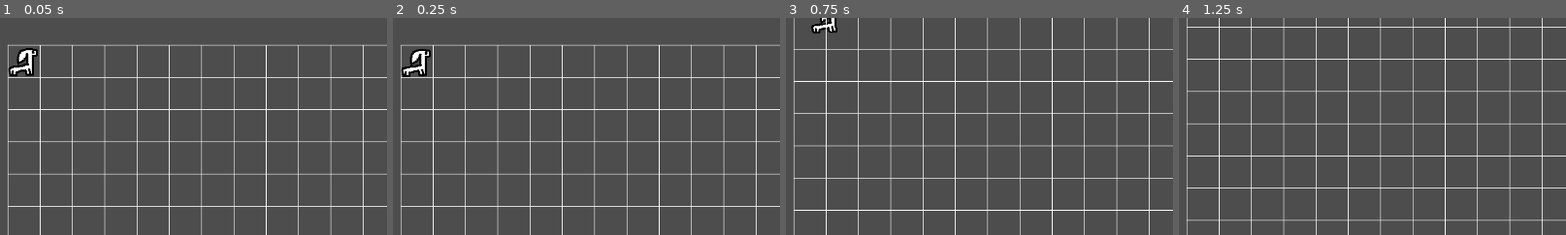
Above: before the commit, frames 1-4 (left to right).
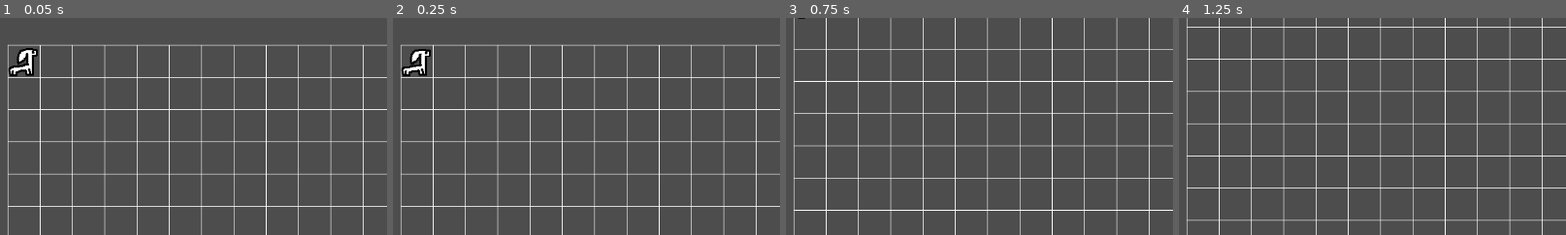
Above: after the commit, the same moments.

Repository: Blueflowerss/vpet-tempname
Game: Godot game, scene res://root.tscn
Same seed, same stepped clock (60 frames per second), same inputs: the game is played once before the commit and once after it.
Inputs (mouse positions are % of the whole screen's width and height, from its top left):
- Up to frame 1 (0.05 s): no input
- Up to frame 2 (0.25 s): no input
- Up to frame 3 (0.75 s): move the mouse to (72, 45) at 0.52 s; hold S (pan_camera_down) from 0.53 s (still down); click (72, 45) at 0.67 s
- Up to frame 4 (1.25 s): keep holding S (pan_camera_down)
The pictures show only the part of the screen within x 6-56%, y 0-50%; the shares and areas given below are measured in that part.

Frame 1 is identical in both runs. In frame 2, 0.1% of the frame differs, in the area x 2-10%, y 14-28%; in frame 3, 0.3%, in the area x 3-14%, y 0-8%; in frame 4, nothing differs.

Commit message:
change `weight` of critter animation lerp function

Diff:
--- a/critter.gd
+++ b/critter.gd
@@ -25,7 +25,7 @@
 	current_action = ACT.IDLE;
 func _physics_process(delta: float) -> void:
 	#decided to do animation here
-	position = lerp(position,Vector2((grid_position * 64) + Vector2i(32,32)),0.1);
+	position = lerp(position,Vector2((grid_position * 64) + Vector2i(32,32)),0.01);
 	pass
 func _process(delta: float) -> void:
 	#a kinda timer so the AI doesn't freak out
